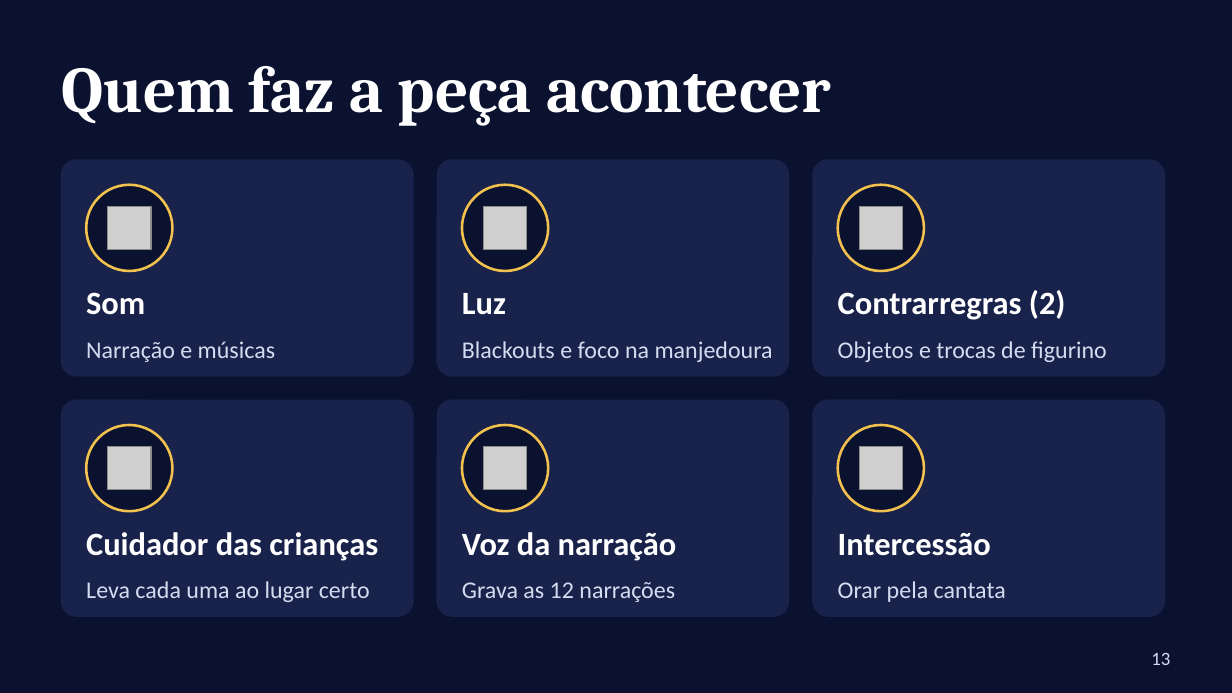
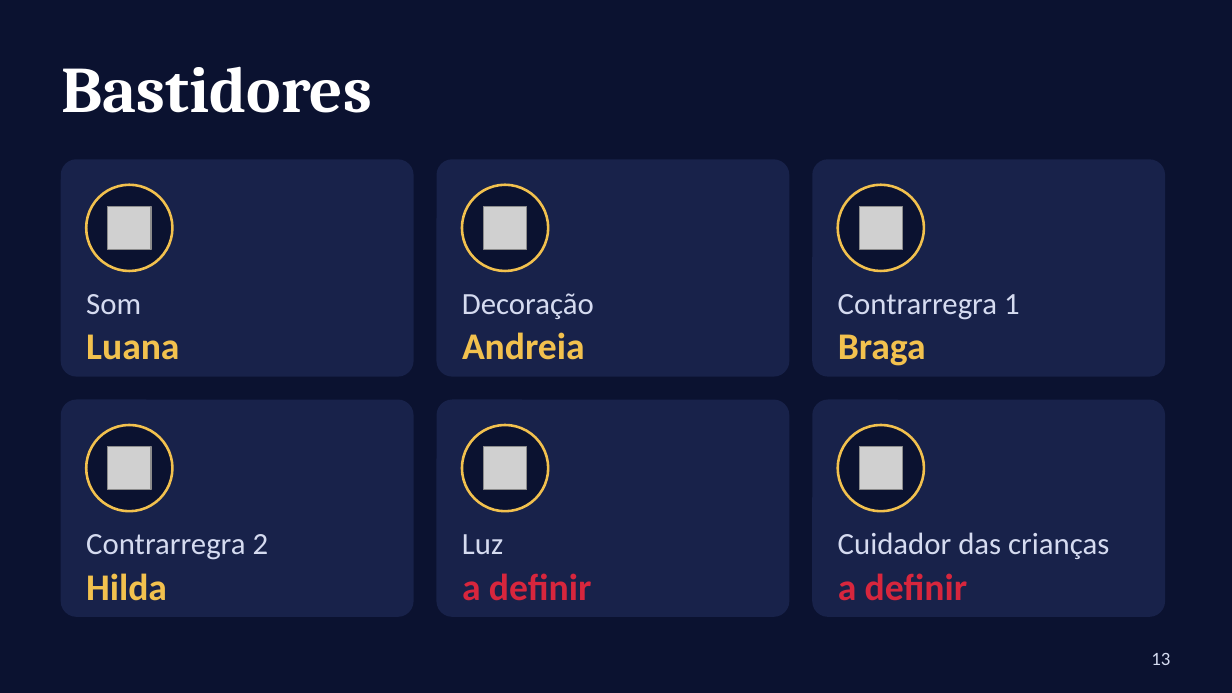
Before and after one commit to MatheusXd1227/Rob-IA-BTG, a slide deck: slide 13 of teatro/apresentacao-telao.pptx. Drawn at 1232x693 pixels with LibreOffice and Linux fonts; fonts in the diff are those of the drawing; grey boxes stand for pictures. Boxes give left, top, right and bottom in pixels: in the first picture for what was removed or moved away, otherwise in the second. Text is boxed around its words. In the diff, an @@ line names an element or a change of style, - is before the commit and + after.

```diff
--- a/teatro/apresentacao-telao.pptx
+++ b/teatro/apresentacao-telao.pptx
@@ title at <box>62,66,372,113</box>: text changed @@
-Quem faz a peça acontecer
+Bastidores
@@ text "Som" at <box>86,294,141,314</box>: size 19 to 18 pt, text colour #FFFFFF to #D5DBF0, bold off @@
@@ text at <box>462,293,594,319</box>: text changed; size 19 to 18 pt; text colour #FFFFFF to #D5DBF0; bold off @@
-Luz
+Decoração
@@ text at <box>838,294,1020,320</box>: text changed; size 19 to 18 pt; text colour #FFFFFF to #D5DBF0; bold off @@
-Contrarregras (2)
+Contrarregra 1
@@ text at <box>86,334,179,360</box>: text changed; size 14 to 22 pt; text colour #D5DBF0 to #F2C14E; bold on @@
-Narração e músicas
+Luana
@@ text at <box>462,332,585,360</box>: text changed; size 14 to 22 pt; text colour #D5DBF0 to #F2C14E; bold on @@
-Blackouts e foco na manjedoura
+Andreia
@@ text at <box>838,334,926,366</box>: text changed; size 14 to 22 pt; text colour #D5DBF0 to #F2C14E; bold on @@
-Objetos e trocas de figurino
+Braga
@@ text at <box>86,534,269,560</box>: text changed; size 19 to 18 pt; text colour #FFFFFF to #D5DBF0; bold off @@
-Cuidador das crianças
+Contrarregra 2
@@ text at <box>462,534,503,554</box>: text changed; size 19 to 18 pt; text colour #FFFFFF to #D5DBF0; bold off @@
-Voz da narração
+Luz
@@ text at <box>838,532,1109,559</box>: text changed; size 19 to 18 pt; text colour #FFFFFF to #D5DBF0; bold off @@
-Intercessão
+Cuidador das crianças
@@ text at <box>86,573,167,601</box>: text changed; size 14 to 22 pt; text colour #D5DBF0 to #F2C14E; bold on @@
-Leva cada uma ao lugar certo
+Hilda
@@ text at <box>462,573,591,601</box>: text changed; size 14 to 22 pt; text colour #D5DBF0 to #D7263D; bold on @@
-Grava as 12 narrações
+a definir
@@ text at <box>838,573,967,601</box>: text changed; size 14 to 22 pt; text colour #D5DBF0 to #D7263D; bold on @@
-Orar pela cantata
+a definir
```
Also in this commit, not shown: 1 other slide changed, 6 other files.
